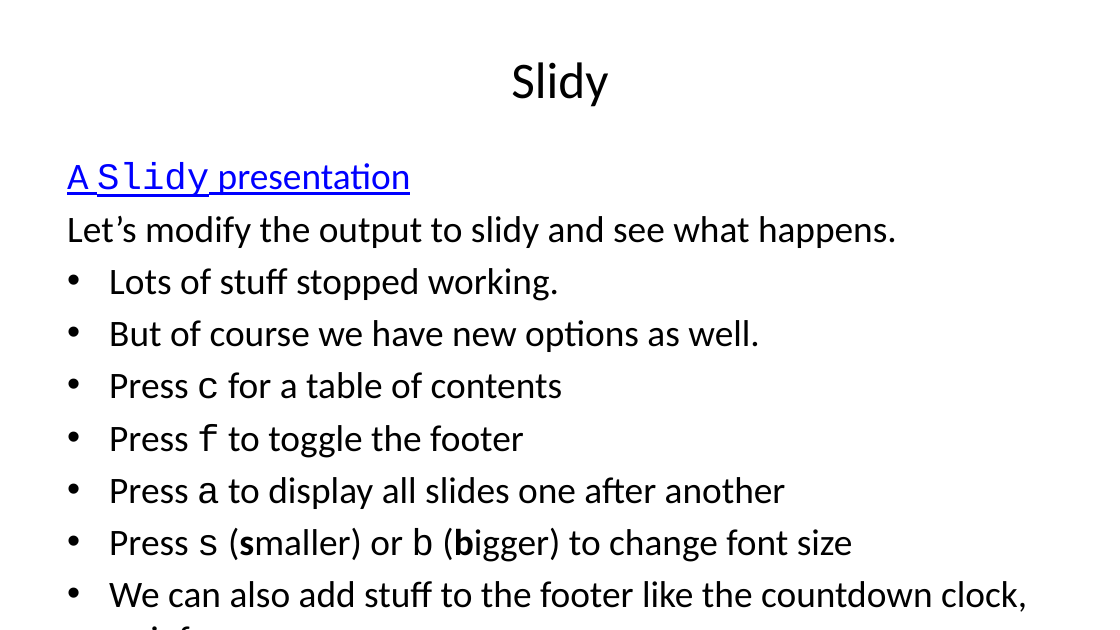
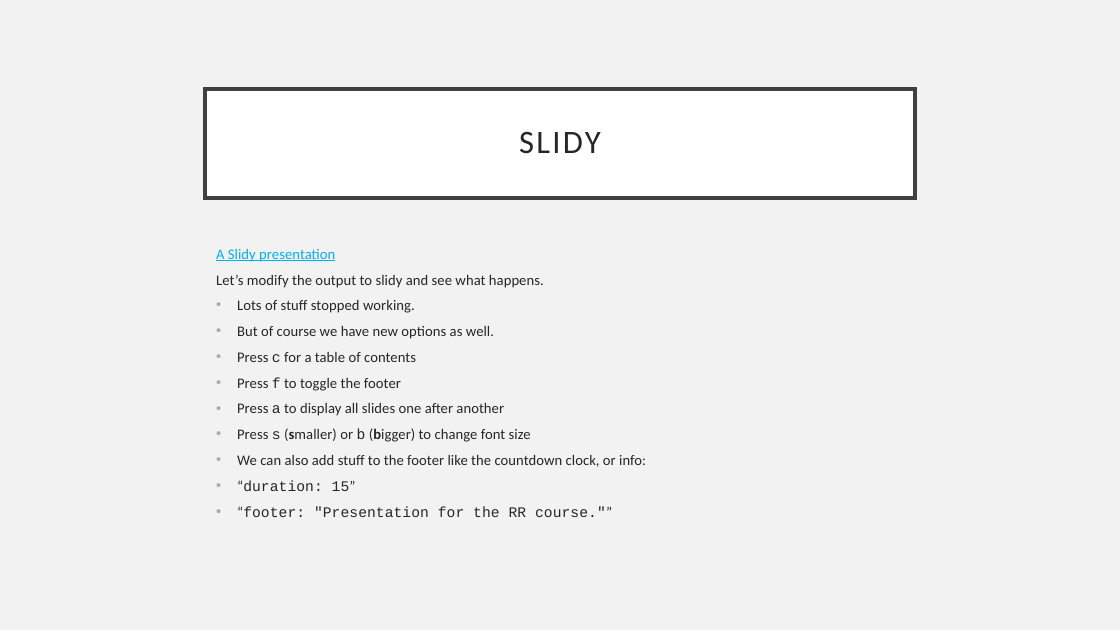
Before and after one commit to afatirium/RRcourse2023, a slide deck: slide 11 of Quarto and MD 3/3. Presentation formats/QMD_class_3_3.pptx. Drawn at 1120x630 pixels with LibreOffice and Linux fonts; fonts in the diff are those of the drawing. Boxes give left, top, right and bottom in pixels: in the first picture for what was removed or moved away, otherwise in the second. Text is boxed around its words. In the diff, an @@ line names an element or a change of style, - is before the commit and + after.

```diff
--- a/Quarto and MD 3/3. Presentation formats/QMD_class_3_3.pptx
+++ b/Quarto and MD 3/3. Presentation formats/QMD_class_3_3.pptx
@@ background #FFFFFF to #F2F2F2 @@
@@ title "SLIDY": place and size @@
-title "SLIDY" at <box>511,62,608,107</box>
+title "SLIDY" at <box>205,88,915,197</box>
@@ title "SLIDY" at <box>205,88,915,197</box>: fill none to #FFFFFF; outline none to #404040 2.5 pt @@
@@ title at <box>519,132,601,154</box>: text changed; size 33 to 21 pt; text colour #000000 to #262626 @@
-Slidy
+SLIDY
@@ text "A Slidy presentation": place and size @@
-text "A Slidy presentation" at <box>67,163,1027,612</box>
+text "A Slidy presentation" at <box>216,249,646,517</box>
@@ text "A Slidy presentation" at <box>216,249,646,517</box>: size 24 to 9.4 pt, text colour #000000 to #262626; font Courier New to Calibri in "Slidy"; text colour #0000FF to #00B0F0 in "A Slidy presentation"; line spacing 1 to 0.8; more space between paragraphs; indent changed @@
```
Also in this commit, not shown: 11 other slides changed, 16 other files.
